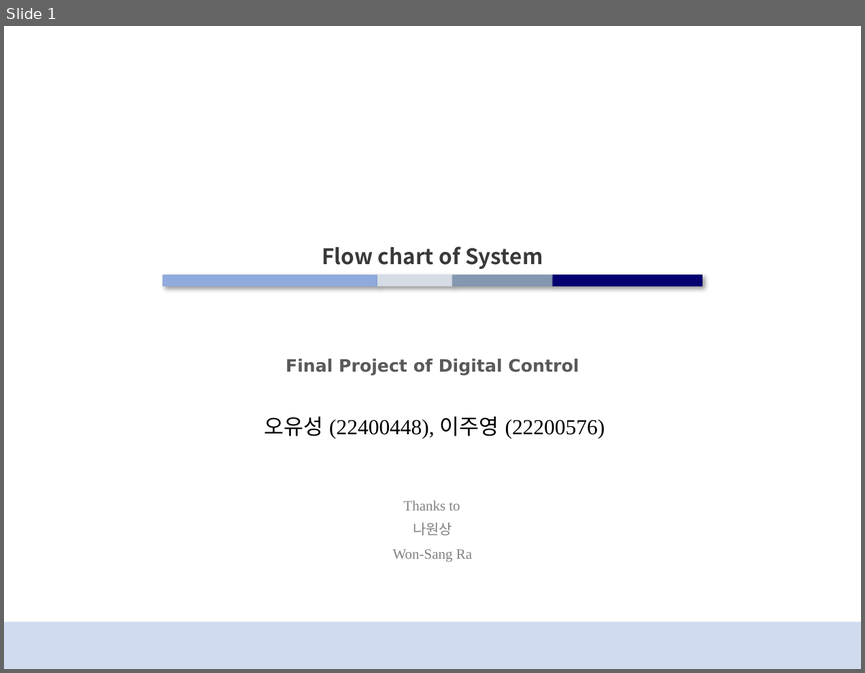
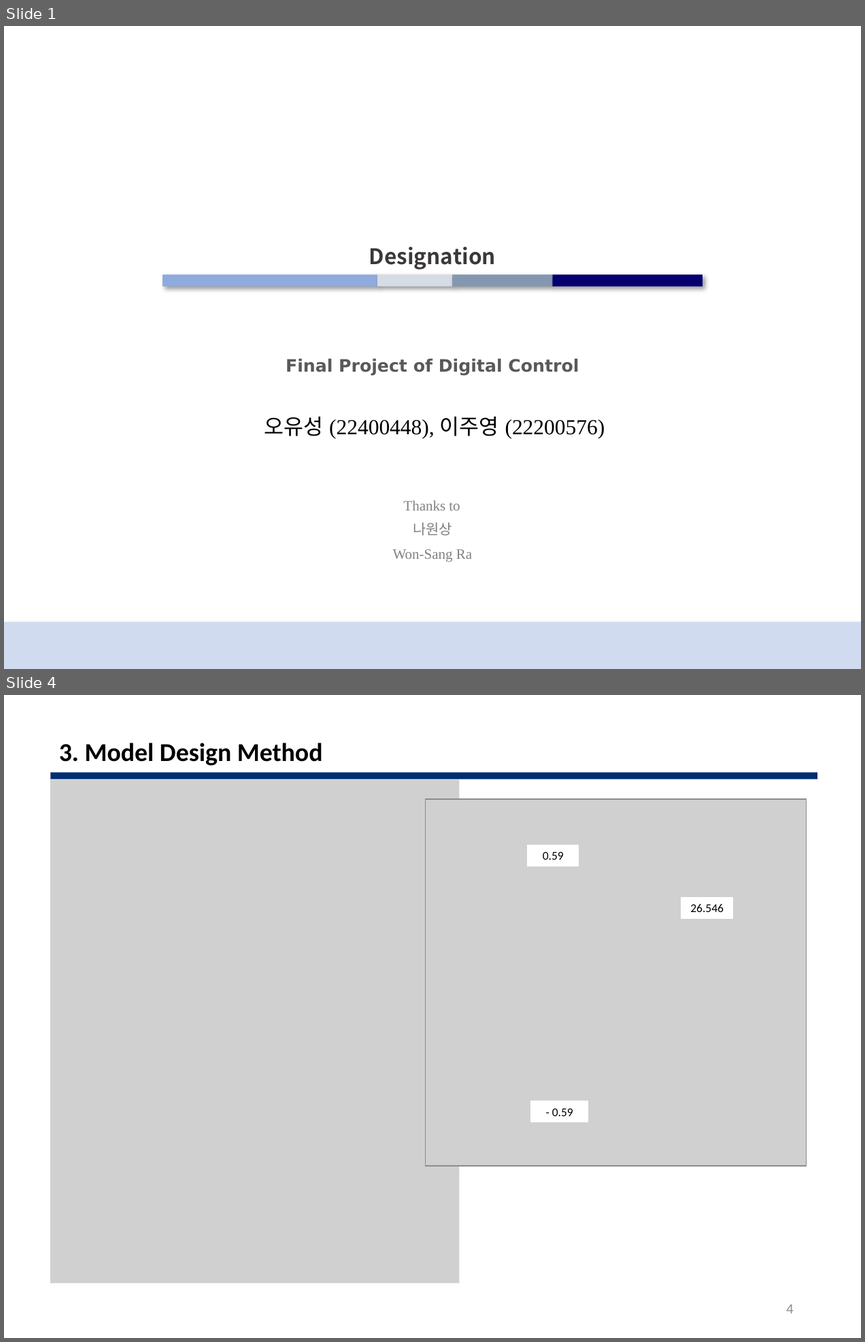
Before and after one commit to 22200576-JUYOUNG-LEE/DCSP_FINAL, a slide deck: 0603_Good/ppt/DCSP_about.pptx. Shown one above the other, each under a label of ours: slide 1 before the commit, slides 1 and 4 after it; the slides between them are not shown. The pictures are 865x673 and 865x1342 pixels, drawn with LibreOffice and Linux fonts; fonts in the diff are those of the drawing; grey boxes stand for pictures. Boxes give left, top, right and bottom in pixels: in the first picture for what was removed or moved away, otherwise in the second. Text is boxed around its words. In the diff, an @@ line names an element or a change of style, - is before the commit and + after.

```diff
--- a/0603_Good/ppt/DCSP_about.pptx
+++ b/0603_Good/ppt/DCSP_about.pptx
@@ slide 4 added at (x1=4, y1=695, x2=861, y2=1338), background #FFFFFF @@
@@ title added at (x1=59, y1=743, x2=323, y2=766), 21.6 pt, text #000000, bold @@
+3. Model Design Method
@@ rectangle added at (x1=50, y1=772, x2=817, y2=779), fill #022D70 @@
@@ picture added at (x1=50, y1=780, x2=459, y2=1283) @@
@@ picture added at (x1=426, y1=798, x2=807, y2=1166) @@
@@ rectangle added at (x1=528, y1=845, x2=578, y2=866), fill #FFFFFF, outline #FFFFFF 1 pt, 10 pt, text #000000 @@
+0.59
@@ rectangle added at (x1=682, y1=897, x2=732, y2=918), fill #FFFFFF, outline #FFFFFF 1 pt, 10 pt, text #000000 @@
+26.546
@@ rectangle added at (x1=531, y1=1101, x2=588, y2=1121), fill #FFFFFF, outline #FFFFFF 1 pt, 10 pt, text #000000 @@
+- 0.59
@@ page number added at (x1=786, y1=1304, x2=793, y2=1313), 12 pt, text #8C8C8C @@
+4
@@ slide 1 changed as well @@
@@ title at (x1=369, y1=246, x2=496, y2=269): text changed @@
-Flow chart of System
+Designation
```
Also in this commit, not shown: 1 other slide changed, 4 other slides added, 6 slides removed, 2 other files.
